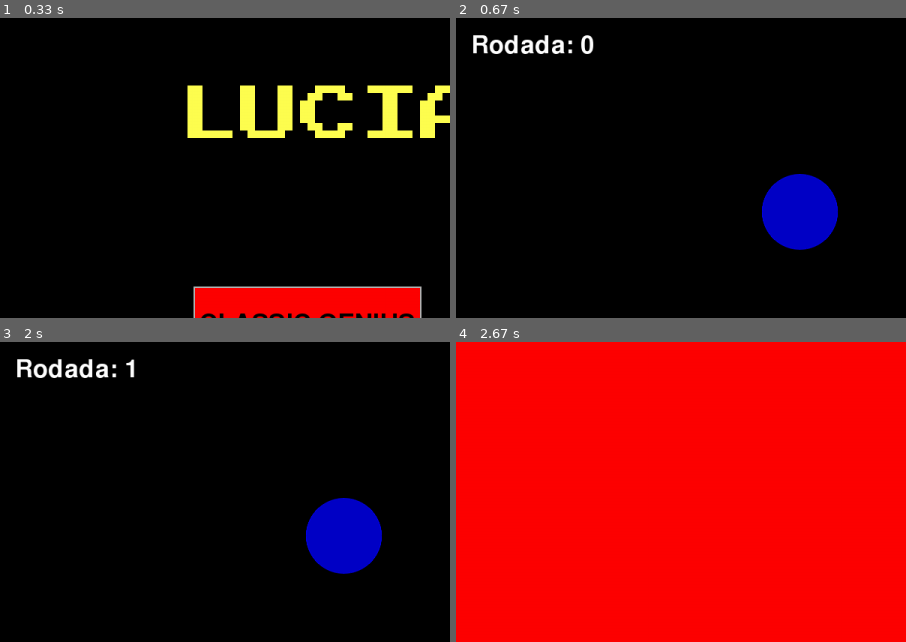
Above: before the commit, frames 1-4 (two rows, left to right).
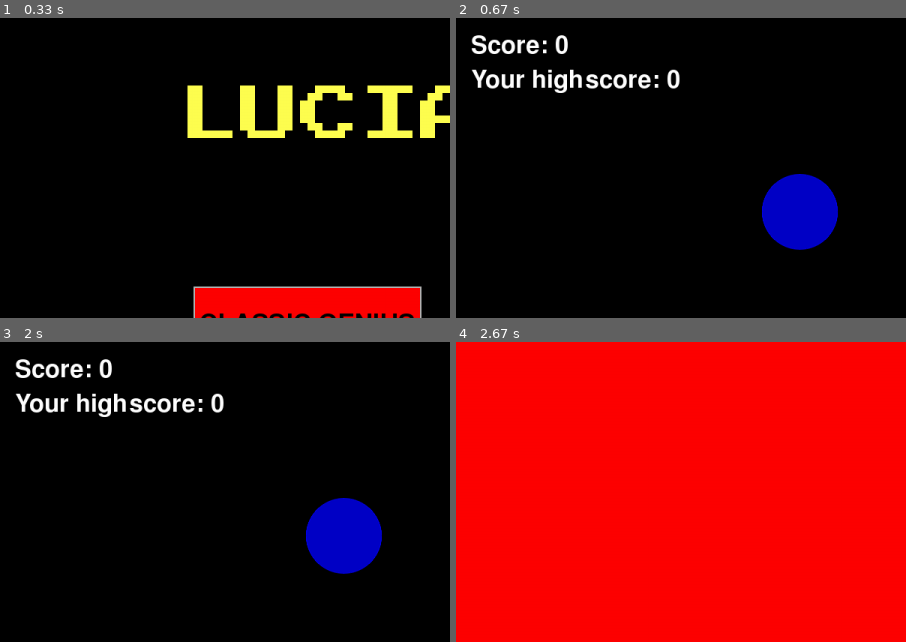
Above: after the commit, the same moments.

Repository: arieltl/genius-pygame
Game: pygame game, started from genius.py
The game is run twice, just before and just after one commit, with the same random seed, the same clock (stepped at 60 frames per second) and the same inputs.
Inputs (mouse positions are % of the whole screen's width and height, from its top left):
- Up to frame 1 (0.33 s): no input
- Up to frame 2 (0.67 s): click (46, 54) at 0.38 s
- Up to frame 3 (2 s): click (52, 16) at 1.72 s
- Up to frame 4 (2.67 s): click (36, 29) at 2.55 s
The pictures show only the part of the screen within x 0-50%, y 0-50%; the shares and areas given below are measured in that part.

Frame 1 is identical in both runs. In frame 2, 2.4% of the frame differs, in the area x 3-50%, y 5-25%; in frame 3, 2.4%; in frame 4, nothing differs.

Commit message:
sistema de recordes locais

Diff:
--- a/genius.py
+++ b/genius.py
@@ -3,7 +3,8 @@
 from CONFIG import WIDTH, HEIGHT, DRAW_RADIUS, INIT, END, QUIT, GAME
 from game_menu import main_menu
 from game_over_menu import game_over
-
+import os
+import json
 #class que gerencia telas do jogo
 class GameManager:
     def __init__(self):
@@ -12,7 +13,13 @@
         pygame.mixer.pre_init(44100, -16, 2)
         pygame.mixer.init()
         pygame.init()
-
+        if not os.path.exists("scores.json"):
+            data = { "[True, True]" : 0,
+            "[True, False]" : 0,
+            "[False, True] ": 0,
+            "[False, False]" : 0}
+            with open("scores.json", 'w') as file:
+                json.dump(data,file,indent=4)
         # modificadores de dificuldade do jogo.
         self.difficulty = [False, False]
 
--- a/main_game.py
+++ b/main_game.py
@@ -5,6 +5,7 @@
 from support_classes import Circle, Note
 from CONFIG import HEIGHT,WIDTH, DRAW_RADIUS, COLORS, FREQUENCIES, QUIT, END, INIT,FPS
 import os
+import json
 
 
 class GeniusGame:
@@ -27,6 +28,7 @@
         self.waiting_time = 300
         self.flash_time = 1000
         self.game_over = False
+        self.get_highscores()
         #inicia um jogo
         return self.game_loop()
 
@@ -102,8 +104,11 @@
         for circle in self.circles:
             circle.draw(self.window)
         font = pygame.font.SysFont(None, 48)
-        text = font.render("Rodada: {}".format(len(self.sequence)), 1, (255, 255, 255))
-        self.window.blit(text, (20, 20))
+        score_t = font.render("Score: {}".format(max(len(self.sequence)-1,0)), True, (255, 255, 255))
+        highscore_t = font.render("Your highscore: {}".format(self.highscore), True, (255, 255, 255))
+        self.window.blit(score_t, (20, 20))
+        self.window.blit(highscore_t, (20, 30 + score_t.get_height()))
+
 
     # encerra o jogo
     def end_game(self):
@@ -118,10 +123,26 @@
         else:
             #caso contrario toca som de buzina
             self.buzzer_sound.play()
+        with open("scores.json", "r+") as file:
+            data = json.load(file)
+            data.update({str(self.difficulty) : max(0,len(self.sequence)-1)})
+            file.seek(0)
+            json.dump(data, file,indent=4)
+            file.truncate()
 
 
     def set_game_over(self,over):
         self.game_over = over
+
+
+
+    def get_highscores(self):
+        with open("scores.json", "r") as file:
+            data = json.load(file)
+            self.highscore = data[str(self.difficulty)]
+
+    def set_highscores(self):
+        pass
 
     #loop de jogo
     def game_loop(self):
Not shown, changed: .gitignore
